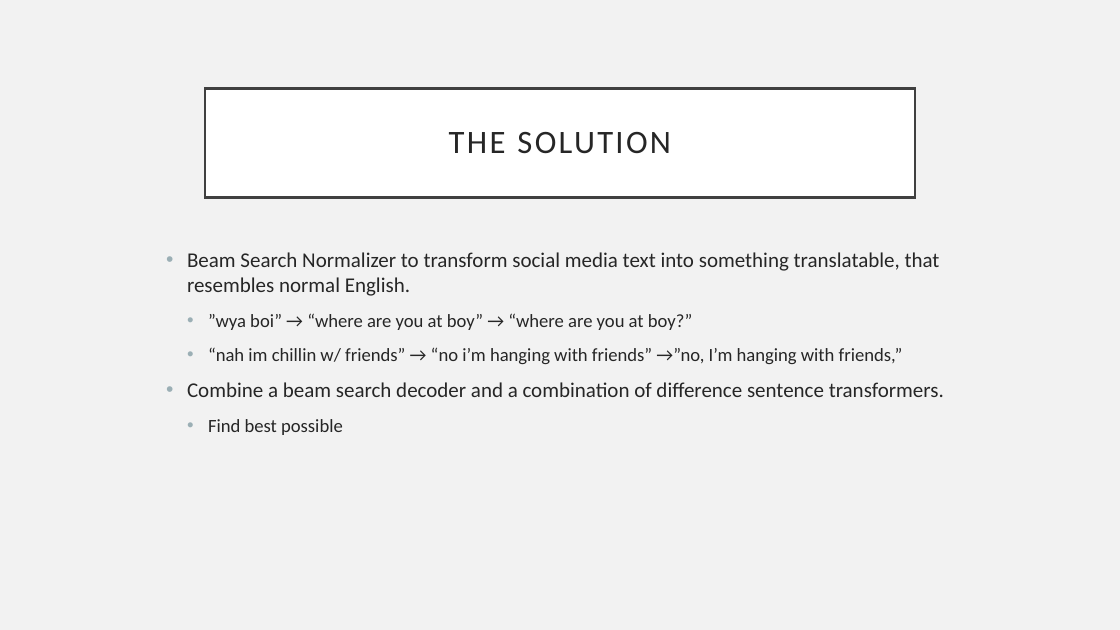
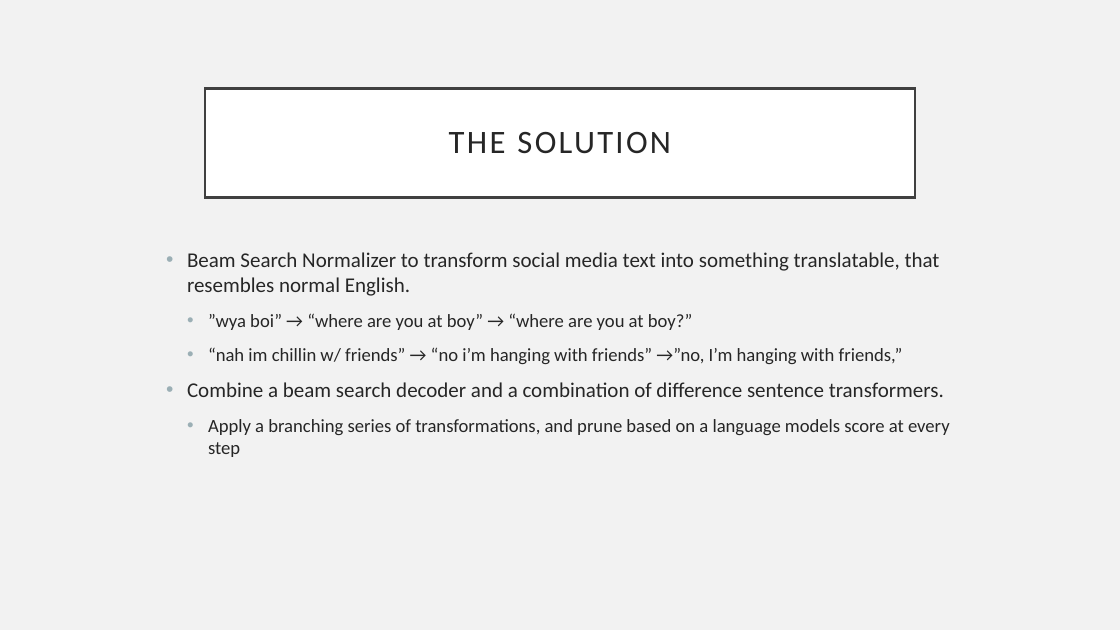
Before and after one commit to SanatDeshpande/Machine-Translation, a slide deck: slide 3 of FinalProject/Presentation1.pptx. Drawn at 1120x630 pixels with LibreOffice and Linux fonts; fonts in the diff are those of the drawing. Boxes give left, top, right and bottom in pixels: in the first picture for what was removed or moved away, otherwise in the second. Text is boxed around its words. In the diff, an @@ line names an element or a change of style, - is before the commit and + after.

Commit message:
ppt

```diff
--- a/FinalProject/Presentation1.pptx
+++ b/FinalProject/Presentation1.pptx
@@ text at box(208, 419, 950, 457): text changed @@
-  • Find best possible
+  • Apply a branching series of transformations, and prune based on a language models score at every step
```
Also in this commit, not shown: 4 slides added, 1 slide removed, 1 other file.
